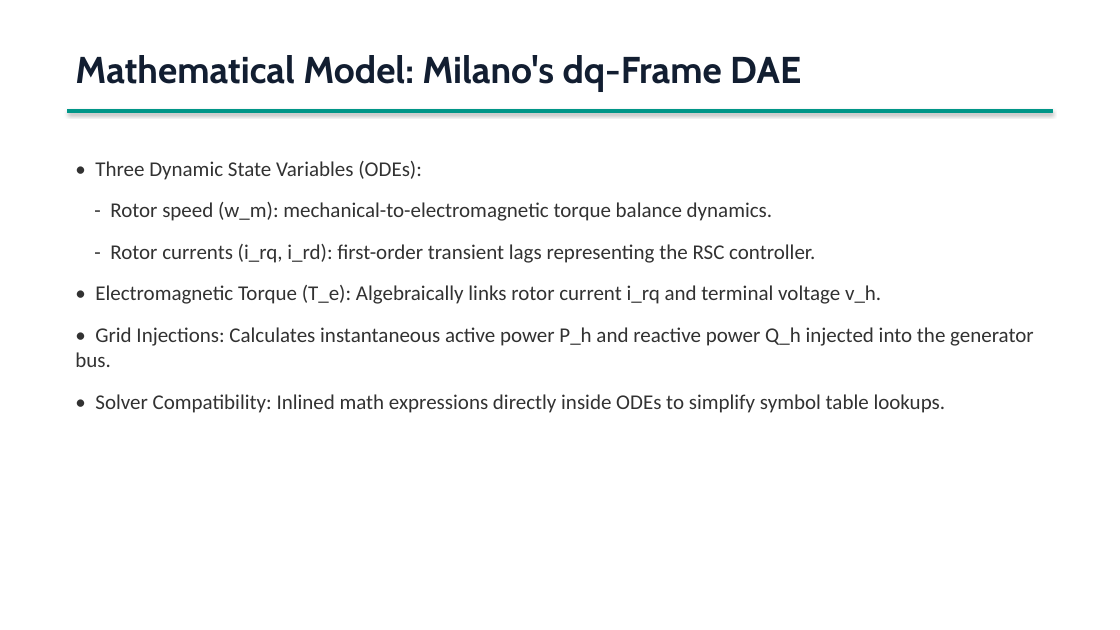
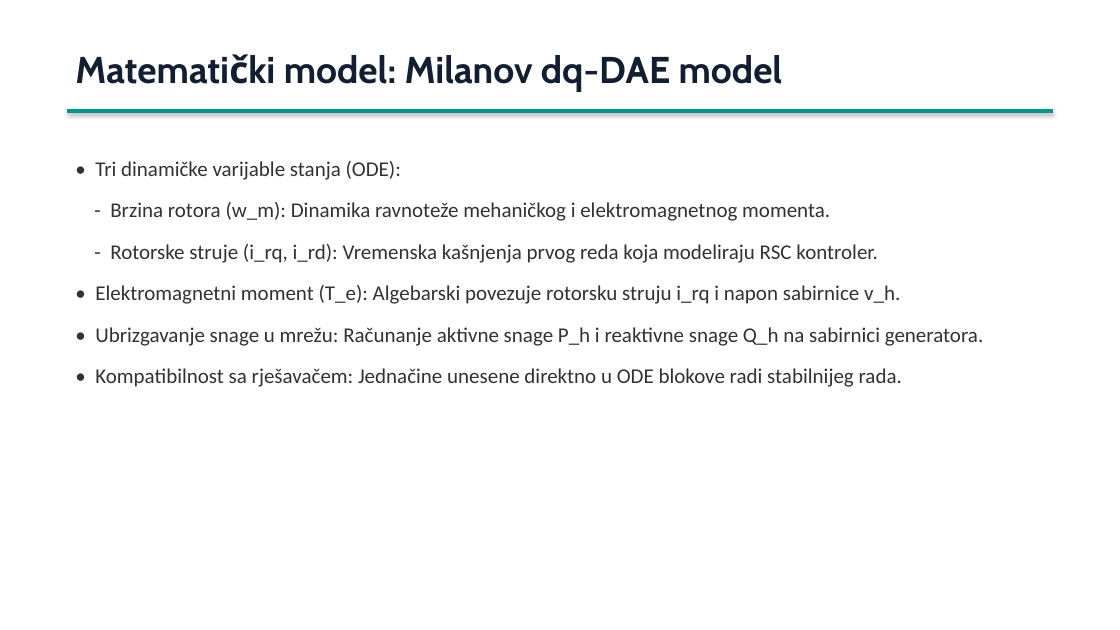
Before and after one commit to abudabiduba/SREES_2026_Gilic_VDFIG, a slide deck: slide 3 of presentation/DFIG_Presentation.pptx. Drawn at 1120x630 pixels with LibreOffice and Linux fonts; fonts in the diff are those of the drawing. Boxes give left, top, right and bottom in pixels: in the first picture for what was removed or moved away, otherwise in the second. Text is boxed around its words. In the diff, an @@ line names an element or a change of style, - is before the commit and + after.

```diff
--- a/presentation/DFIG_Presentation.pptx
+++ b/presentation/DFIG_Presentation.pptx
@@ text at <box>284,55,783,91</box>: text changed @@
-Mathematical Model: Milano's dq-Frame DAE
+Matematički model: Milanov dq-DAE model
@@ text at <box>95,161,983,387</box>: text changed @@
-• Three Dynamic State Variables (ODEs):
-- Rotor speed (w_m): mechanical-to-electromagnetic torque balance dynamics.
-- Rotor currents (i_rq, i_rd): first-order transient lags representing the RSC controller.
-• Electromagnetic Torque (T_e): Algebraically links rotor current i_rq and terminal voltage v_h.
-• Grid Injections: Calculates instantaneous active power P_h and reactive power Q_h injected into the generator bus.
-• Solver Compatibility: Inlined math expressions directly inside ODEs to simplify symbol table lookups.
+• Tri dinamičke varijable stanja (ODE):
+- Brzina rotora (w_m): Dinamika ravnoteže mehaničkog i elektromagnetnog momenta.
+- Rotorske struje (i_rq, i_rd): Vremenska kašnjenja prvog reda koja modeliraju RSC kontroler.
+• Elektromagnetni moment (T_e): Algebarski povezuje rotorsku struju i_rq i napon sabirnice v_h.
+• Ubrizgavanje snage u mrežu: Računanje aktivne snage P_h i reaktivne snage Q_h na sabirnici generatora.
+• Kompatibilnost sa rješavačem: Jednačine unesene direktno u ODE blokove radi stabilnijeg rada.
```
Also in this commit, not shown: 3 other slides changed, 3 slides added, 3 slides removed.
